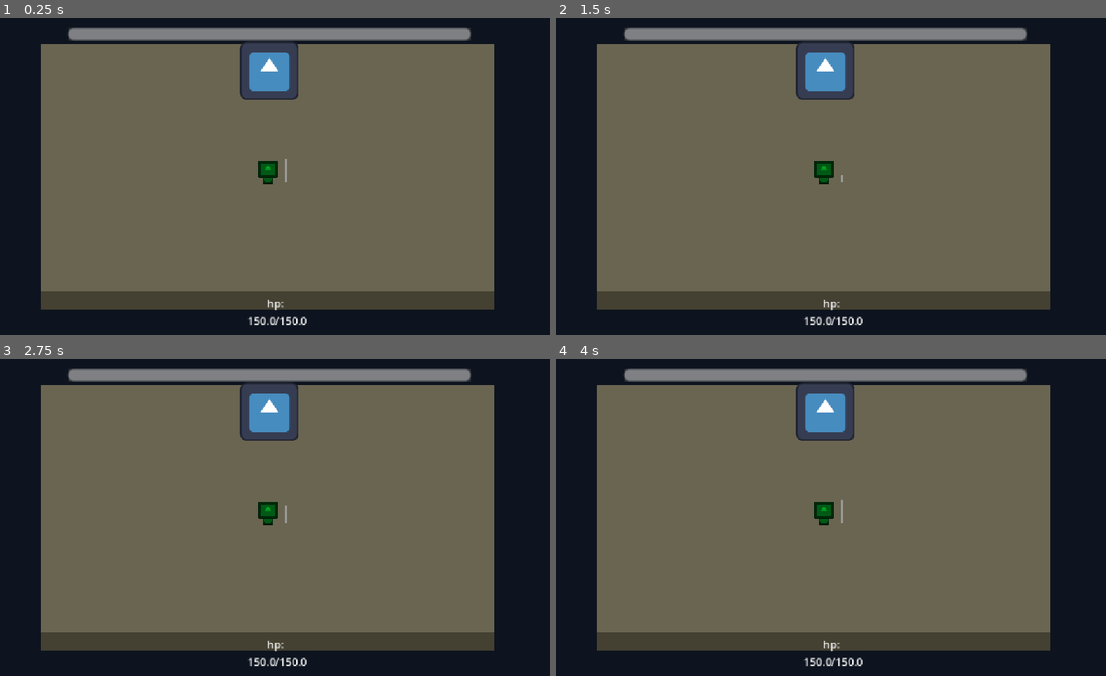
Above: before the commit, frames 1-4 (two rows, left to right).
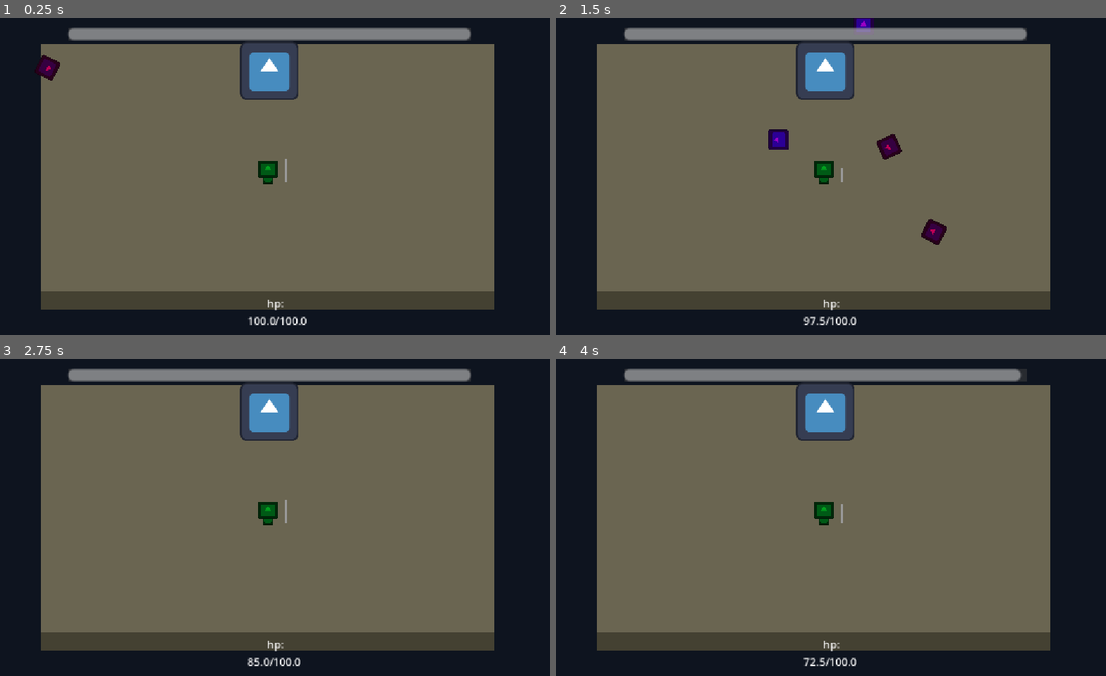
Above: after the commit, the same moments.

Repository: Sastingus/Mossful
Game: Godot game, scene res://scenes/world/world.tscn
Same seed, same stepped clock (60 frames per second), same inputs: the game is played once before the commit and once after it. The engine's default icon, where the game draws it, is replaced by a stand-in: a white triangle on a blue panel in a dark square.
Inputs:
- Up to frame 1 (0.25 s): no input
- Up to frame 2 (1.5 s): hold Right (attack_right) 0.53-1.28 s; hold Down (attack_down) from 1.28 s (still down)
- Up to frame 3 (2.75 s): release Down (attack_down) at 2.03 s; hold Right (attack_right) from 2.03 s (still down)
- Up to frame 4 (4 s): release Right (attack_right) at 2.78 s; hold Up (attack_up) 2.78-3.53 s; tap Enter at 3.5 s; hold Left (attack_left) from 3.53 s (still down)

The runs differ from the first frame. In frame 1, 0.3% of the frame differs, in the area x 6-53%, y 11-97%; in frame 2, 1.1%, in the area x 38-72%, y 0-97%; in frame 3, 0.2%; in frame 4, 0.3%.

Commit message:
balancing
-tweaking numbers

Diff:
--- a/bullet_patterns/alternating_pat.tscn
+++ b/bullet_patterns/alternating_pat.tscn
@@ -1,7 +1,8 @@
-[gd_scene load_steps=3 format=3 uid="uid://djxhhwmyaygw5"]
+[gd_scene load_steps=4 format=3 uid="uid://djxhhwmyaygw5"]
 
 [ext_resource type="PackedScene" uid="uid://dxeirnxs8cup3" path="res://scenes/bullet/bullet.tscn" id="1_ky0da"]
 [ext_resource type="Script" uid="uid://cwng1evspobrd" path="res://bullet_patterns/!bullet_pattern.gd" id="1_nyykf"]
+[ext_resource type="PackedScene" uid="uid://dhp8roqh0osld" path="res://scenes/bullet/following_bullets/following_bullet.tscn" id="3_fmwh6"]
 
 [node name="Node2D" type="Node2D"]
 script = ExtResource("1_nyykf")
@@ -10,33 +11,33 @@
 [node name="EnemyBullet" parent="." instance=ExtResource("1_ky0da")]
 position = Vector2(-214, -67)
 scale = Vector2(3.0828867, 3.0828867)
-acceleration = 2
+speed = 200
+acceleration = 1
 
 [node name="EnemyBullet2" parent="." instance=ExtResource("1_ky0da")]
 position = Vector2(197, 3)
 rotation = 3.1415927
 scale = Vector2(3.0828867, 3.0828867)
+speed = 200
 delay = 0.5
-acceleration = 2
+acceleration = 1
 
 [node name="EnemyBullet3" parent="." instance=ExtResource("1_ky0da")]
 position = Vector2(-213, 71)
 rotation = 6.2831855
 scale = Vector2(3.0828867, 3.0828867)
+speed = 200
 delay = 1.0
-acceleration = 2
+acceleration = 1
 
-[node name="EnemyBullet4" parent="." instance=ExtResource("1_ky0da")]
-position = Vector2(1, -145)
-rotation = 1.5707964
+[node name="FollowingBullet" parent="." instance=ExtResource("3_fmwh6")]
+position = Vector2(1, -139)
 delay = 0.2
 
-[node name="EnemyBullet5" parent="." instance=ExtResource("1_ky0da")]
-position = Vector2(43, -145)
-rotation = 1.5707964
+[node name="FollowingBullet2" parent="." instance=ExtResource("3_fmwh6")]
+position = Vector2(58, -139)
 delay = 0.4
 
-[node name="EnemyBullet6" parent="." instance=ExtResource("1_ky0da")]
-position = Vector2(-41, -145)
-rotation = 1.5707964
+[node name="FollowingBullet3" parent="." instance=ExtResource("3_fmwh6")]
+position = Vector2(-59, -138)
 delay = 0.6
--- a/scenes/boss/boss.gd
+++ b/scenes/boss/boss.gd
@@ -4,14 +4,14 @@
 @export var patterns : Array[PackedScene]
 var previous_patterns := []
 @export var attackSpeed := 5.0
-var attackSpeedRand := 0.5
-
+@export var attackSpeedRand := 0.5
 
 @onready var attack_timer: Timer = $AttackTimer
 
 func _ready() -> void:
 	attack_timer.wait_time = attackSpeed+ randf_range(-attackSpeedRand,attackSpeedRand)
 	SignalBus.boss_hit.connect(take_damage)
+	attack()
 
 func attack() -> void:
 	var attackPicked := false
--- a/scenes/player/player.gd
+++ b/scenes/player/player.gd
@@ -1,9 +1,8 @@
 extends CharacterBody2D
 
-const SPEED = 7500
+const SPEED = 9000
 
 var can_attack := true
-
 
 @onready var poison_timer: Timer = %PoisonTimer
 @onready var hp_label: Label = $HpLabel
@@ -16,7 +15,9 @@
 func _ready() -> void:
 	SignalBus.player_poisoned.connect(poisoned)
 	boss_bar.max_value = Globals.boss_max_hp
+	attack_timer.wait_time = Globals.player_atk_cooldown
 	attack_bar.min_value = -attack_timer.wait_time
+
 
 func _physics_process(delta: float) -> void:
 	var inputDir := Vector2.ZERO
@@ -30,7 +31,7 @@
 
 func _process(_delta: float) -> void:
 	hp_label.text = "       hp:
-	"+str(Globals.player_hp)+ "/150.0"
+	"+str(Globals.player_hp)+ "/"+str(Globals.max_player_hp)
 
 	boss_bar.value = Globals.boss_hp
 	attack_bar.value = -attack_timer.time_left
--- a/scenes/world/globals.gd
+++ b/scenes/world/globals.gd
@@ -1,14 +1,15 @@
 extends Node
 
-var player_hp := 150.0
-var max_player_hp := 150.0
-var player_dmg := 15.0
+var player_hp := 100.0
+var max_player_hp := 100.0
+var player_dmg := 5.0
+var player_atk_cooldown := 1.5
 var player_poi := 0.0
 var is_player_poi := false
 var player_location := Vector2.ZERO
 
-var heal := 0.5
-var poi_dmg := 1.5
+var heal := 1.0
+var poi_dmg := 2.5
 var on_hit_poi := 1.5
 
 var boss_hp := 300.0
--- a/scenes/world/world.tscn
+++ b/scenes/world/world.tscn
@@ -1,7 +1,11 @@
-[gd_scene load_steps=6 format=3 uid="uid://d3vnnnd2fe8u"]
+[gd_scene load_steps=10 format=3 uid="uid://d3vnnnd2fe8u"]
 
 [ext_resource type="PackedScene" uid="uid://d1w5ccem33kle" path="res://scenes/player/player.tscn" id="1_dphjl"]
 [ext_resource type="PackedScene" uid="uid://dsnf0fg816wds" path="res://scenes/boss/boss.tscn" id="2_1fp7r"]
+[ext_resource type="PackedScene" uid="uid://b1xv5ev3srvft" path="res://bullet_patterns/test_pat.tscn" id="2_sl2e5"]
+[ext_resource type="PackedScene" uid="uid://djxhhwmyaygw5" path="res://bullet_patterns/alternating_pat.tscn" id="3_1fp7r"]
+[ext_resource type="PackedScene" uid="uid://b6xo53voey65y" path="res://bullet_patterns/spin_pat.tscn" id="4_6m72w"]
+[ext_resource type="PackedScene" uid="uid://bb8emgvynwgu5" path="res://bullet_patterns/follow_pat.tscn" id="4_bq33v"]
 [ext_resource type="PackedScene" uid="uid://bqr6ue17supu2" path="res://bullet_patterns/surround_pat.tscn" id="5_t5ptc"]
 
 [sub_resource type="RectangleShape2D" id="RectangleShape2D_6m72w"]
@@ -19,8 +23,8 @@
 
 [node name="boss" parent="." instance=ExtResource("2_1fp7r")]
 position = Vector2(1, -72)
-patterns = Array[PackedScene]([ExtResource("5_t5ptc")])
-attackSpeed = 3.0
+patterns = Array[PackedScene]([ExtResource("3_1fp7r"), ExtResource("4_bq33v"), ExtResource("4_6m72w"), ExtResource("5_t5ptc"), ExtResource("2_sl2e5")])
+attackSpeed = 4.0
 
 [node name="background" type="Node2D" parent="."]
 
